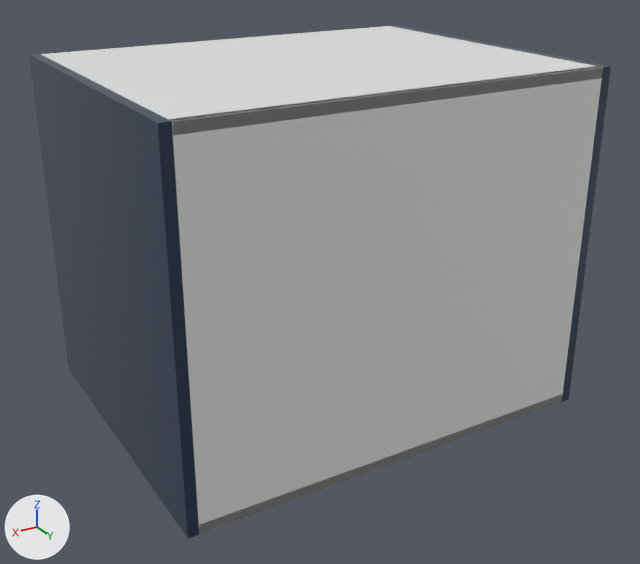
Before and after pictures for a commit that changed the glTF model storefront/public/cabinet-inventory/models/oppein-pb-bss-w302424.glb.
Camera for both pictures: a 50 mm lens placed at (1.132, 0.989, 0.85), pointed at (0.381, -0.263, 0.225). Every picture has the same lights, and +X, +Y and +Z are marked at lower left. The older version comes first. Where no turn or scale is listed for an object, it has been applied to the vertices.

In view in the first picture: 'Cabinet back', 'Cabinet bottom', 'Cabinet side', 'Cabinet side.001', 'Cabinet top' and 1 more.
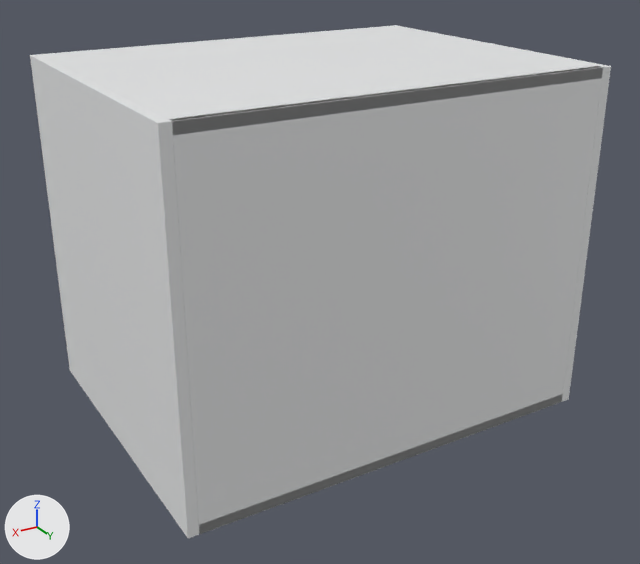
Patch to the scene script:
```diff
--- a/storefront/public/cabinet-inventory/models/oppein-pb-bss-w302424.glb.py
+++ b/storefront/public/cabinet-inventory/models/oppein-pb-bss-w302424.glb.py
@@ mat_white_cabinet_carcass @@
+mat_white_cabinet_carcass = principled_material('White cabinet carcass')
+mat_white_cabinet_carcass.base_color = (0.82, 0.83, 0.835)  # white #eaebec
+mat_white_cabinet_carcass.roughness = 0.48
@@ me_cube @@
 me_cube.from_pydata(...)  # 56 vertices, 108 faces; spans x -0.009..0.009, y -0.293..0.293, z -0.305..0.305
-me_cube.materials.append(mat_supplier_finish___blue_single_shaker)  # dark blue #24364f
+me_cube.materials.append(mat_white_cabinet_carcass)  # white #eaebec
@@ me_cube_001 @@
 me_cube_001.from_pydata(...)  # 56 vertices, 108 faces; spans x -0.009..0.009, y -0.293..0.293, z -0.305..0.305
-me_cube_001.materials.append(mat_supplier_finish___blue_single_shaker)  # dark blue #24364f
+me_cube_001.materials.append(mat_white_cabinet_carcass)  # white #eaebec
```

Changed parts and their boxes (x1, y1, x2, y2) in the pictures (640 x 564 px):
'Cabinet side.001', recoloured (dark blue to white)
    both: (30, 54, 199, 538)
'Cabinet side', recoloured
    both: (392, 25, 611, 402)
